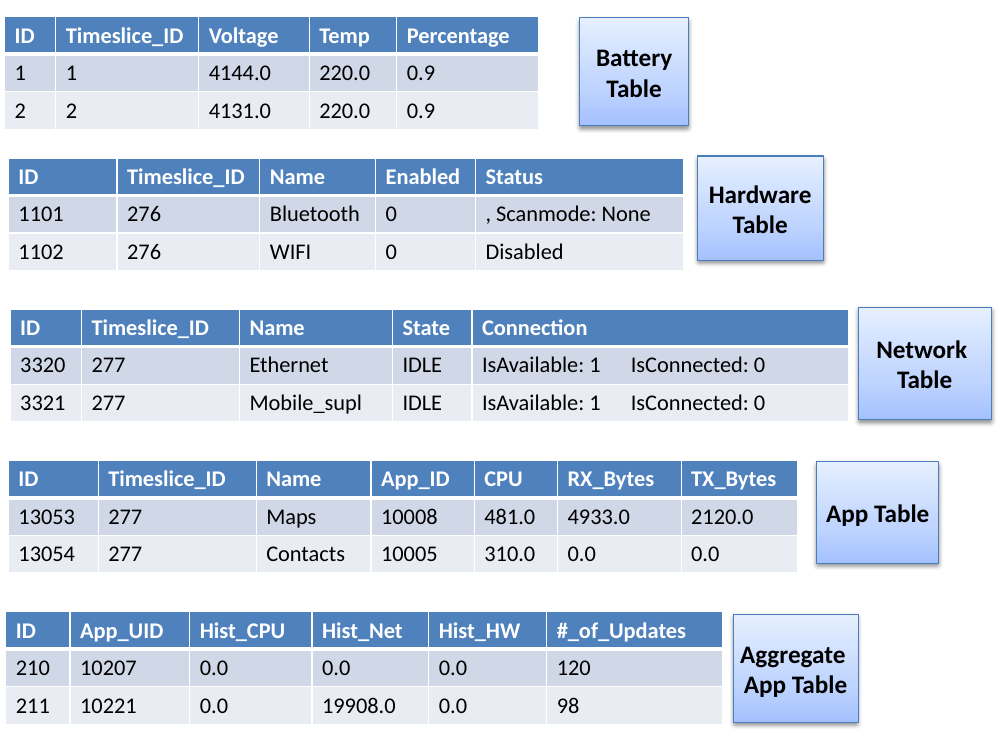
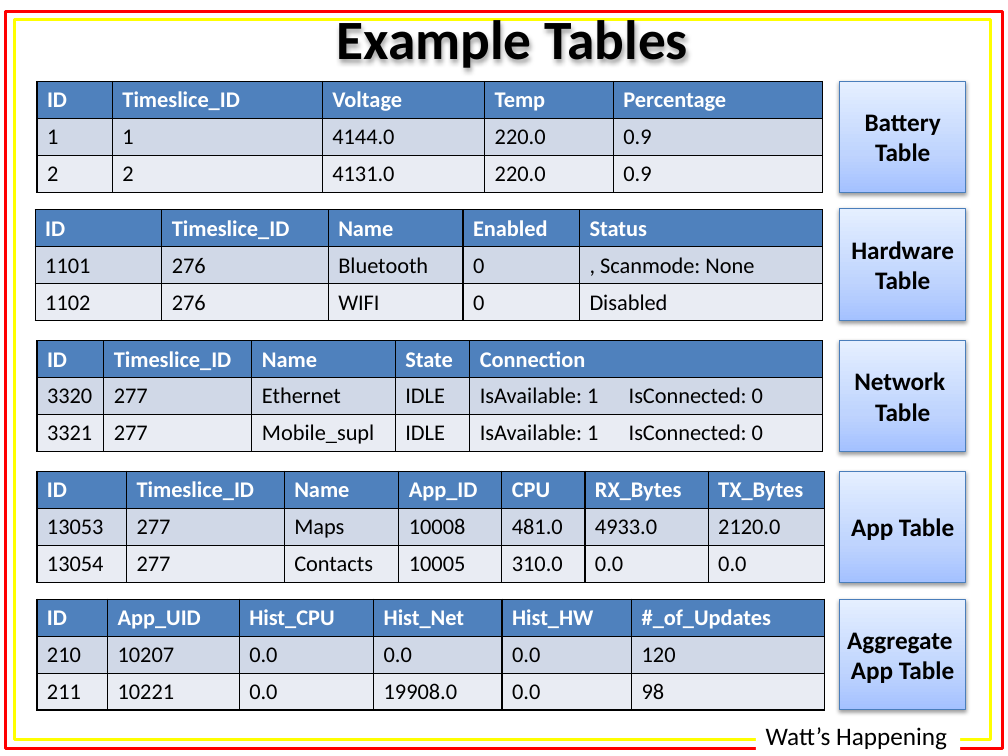
Before and after one commit to alexisfisher/watts-happening, a slide deck: slide 6 of docs/presentation/Presentation.pptx (slide 7 before the commit). Drawn at 1008x756 pixels with LibreOffice and Linux fonts; fonts in the diff are those of the drawing. Boxes give left, top, right and bottom in pixels: in the first picture for what was removed or moved away, otherwise in the second. Text is boxed around its words. In the diff, an @@ line names an element or a change of style, - is before the commit and + after.

Commit message:
2nd draft presentation

```diff
--- a/docs/presentation/Presentation.pptx
+++ b/docs/presentation/Presentation.pptx
@@ rectangle added at <box>5,12,1003,749</box>, outline #FF0000 2 pt @@
@@ rectangle added at <box>14,19,991,740</box>, outline #FFFF00 2 pt @@
@@ title added at <box>58,0,966,76</box>, fill gradient #779737 to #9BC348 to #9DC746, 39.6 pt, text #000000, bold @@
+Example Tables
@@ table at <box>37,82,823,193</box> @@
@@ borders changed @@
@@ table: place and size @@
-table at <box>4,17,539,128</box>
+table at <box>37,82,823,193</box>
@@ rectangle "Battery Table": place and size @@
-rectangle "Battery Table" at <box>580,18,688,126</box>
+rectangle "Battery Table" at <box>840,82,966,193</box>
@@ rectangle "Hardware Table": place and size @@
-rectangle "Hardware Table" at <box>698,156,824,261</box>
+rectangle "Hardware Table" at <box>840,208,966,321</box>
@@ table at <box>35,210,824,321</box> @@
@@ borders changed @@
@@ table: place and size @@
-table at <box>8,158,684,269</box>
+table at <box>35,210,824,321</box>
@@ table at <box>37,341,823,452</box> @@
@@ borders changed @@
@@ table: place and size @@
-table at <box>10,309,849,420</box>
+table at <box>37,341,823,452</box>
@@ rectangle "Network": place and size @@
-rectangle "Network" at <box>858,307,991,420</box>
+rectangle "Network" at <box>840,341,966,452</box>
@@ table at <box>37,472,825,583</box> @@
@@ borders changed @@
@@ table: place and size @@
-table at <box>8,461,798,572</box>
+table at <box>37,472,825,583</box>
@@ rectangle "App Table": place and size @@
-rectangle "App Table" at <box>816,462,938,563</box>
+rectangle "App Table" at <box>840,472,966,583</box>
@@ table at <box>37,599,826,710</box> @@
@@ borders changed @@
@@ table: place and size @@
-table at <box>6,612,723,723</box>
+table at <box>37,599,826,710</box>
@@ rectangle "Aggregate": place and size @@
-rectangle "Aggregate" at <box>733,615,858,723</box>
+rectangle "Aggregate" at <box>840,599,966,710</box>
@@ rectangle added at <box>756,716,961,756</box>, fill #FFFFFF, 18 pt, text #000000 @@
+Watt’s Happening
```
Also in this commit, not shown: 10 other slides changed, 3 slides added, 2 slides removed, 1 other file.
